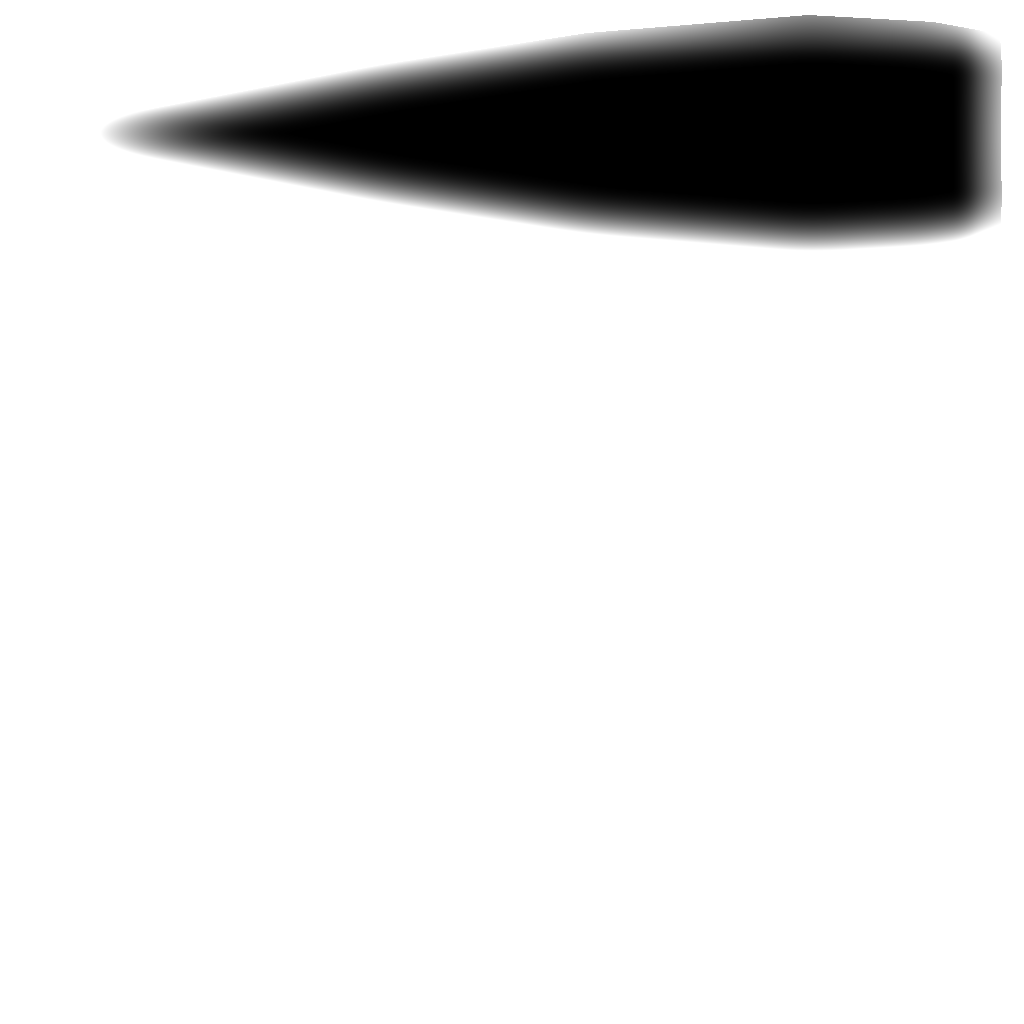
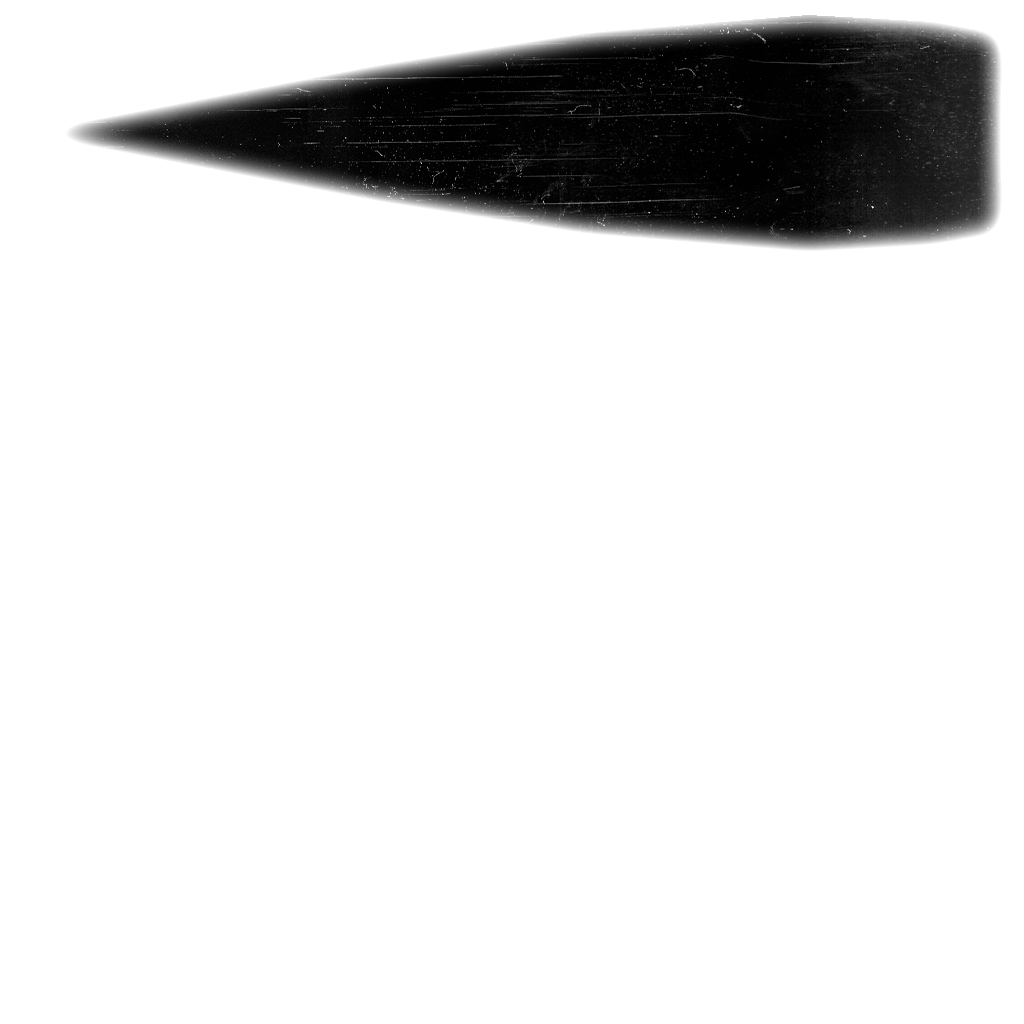
Layer changes from the first w=1024, h=1024 image to the second:
added layer "Layer 7" above "Layer 5" over [66, 15, 1002, 251]
